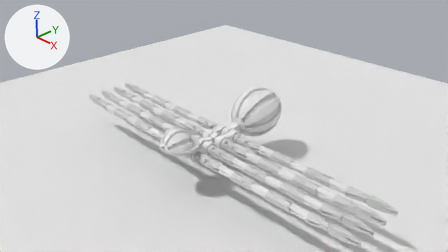
Before and after pictures for a commit that changed the Blender file blender/pysics_minirig.blend.
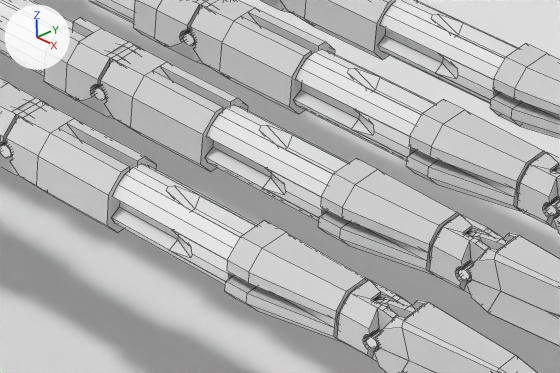
The first picture shows the older version from the file's camera 'Camera'. The close-ups show both versions on the part from 61% to 79% of the width and 71% to 93% of the height of that picture. Arrows for +X, +Y and +Z are at upper left; the lights stay in place. The close-ups show mesh edges as thin lines.

The first close-up shows 'MetatarsusL1', 'MetatarsusL2', 'MetatarsusL3', 'PatellaL2', 'PatellaL3', 'Plane', 'TarsusL1', 'TarsusL2', 'TibiaL1', 'TibiaL2', 'TibiaL3', 'TibiaL4'.
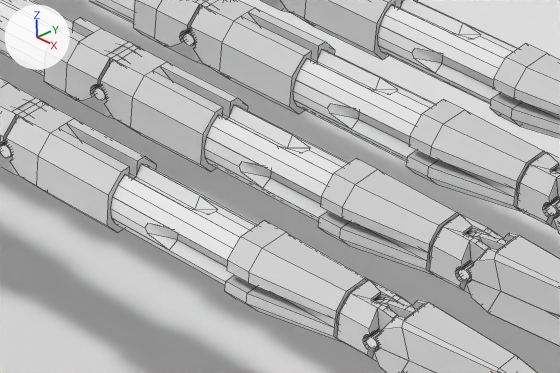
Pixel boxes [x1, y1, x2, y2] of what changed, in the close-ups (560 x 373 px; the box of a moved part takes in the faces that stretch with it):
part 1 of me_tibia, moved or reshaped
    before: [111, 0, 518, 285]
    after: [110, 0, 518, 285]

Diff of the bpy script that builds the scene:
```diff
--- a/blender/pysics_minirig.blend.py
+++ b/blender/pysics_minirig.blend.py
@@ me_tibia @@
 me_tibia.from_pydata(...)  # 246 vertices, 162 faces; spans x -0.6..0.6, y -0.1..0.1, z -0.1..0.1
 # used by ob_tibial3; location = (3.07, 0.2, 0.0); rotation_euler = (0.0, 0.0, -3.142), in degrees (0, 0, -180)
+# me_tibia part 1: the loose piece of 64 vertices spanning x -0.27..0.13, y -0.09..0.09, z -0.09..0.09 is turned -180 degrees about the z axis through its middle
 me_tibia.materials.append(mat_brass)
```
